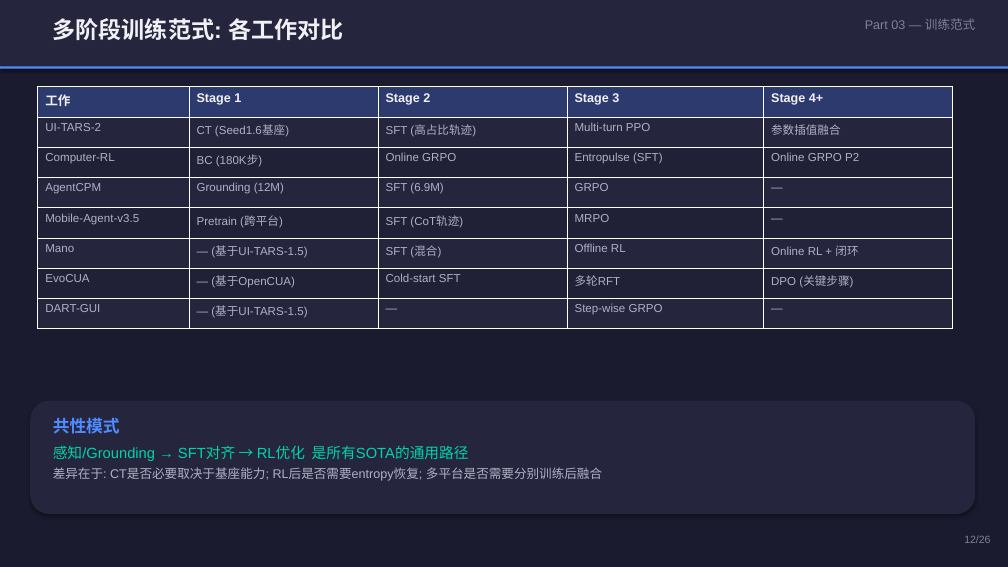
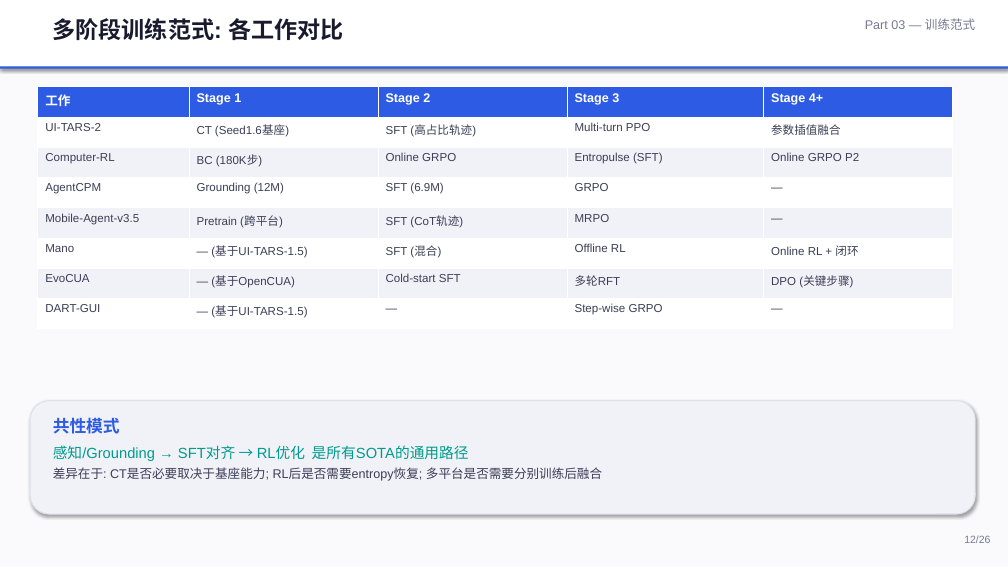
Before and after one commit to Pengxiang-Li/Cursor, a slide deck: slide 12 of CUA_Research_Report.pptx. Drawn at 1008x567 pixels with LibreOffice and Linux fonts; fonts in the diff are those of the drawing. Boxes give left, top, right and bottom in pixels: in the first picture for what was removed or moved away, otherwise in the second. Text is boxed around its words. In the diff, an @@ line names an element or a change of style, - is before the commit and + after.

```diff
--- a/CUA_Research_Report.pptx
+++ b/CUA_Research_Report.pptx
@@ background #1B1B2F to #FAFAFC @@
@@ rectangle at bbox=[0, 0, 1008, 68]: fill #25253D to #FFFFFF @@
@@ text "多阶段训练范式: 各工作对比" at bbox=[53, 18, 343, 40]: text colour #F0F0F5 to #1A1A2E @@
@@ text "Part 03 — 训练范式" at bbox=[865, 18, 975, 30]: text colour #80809A to #787896 @@
@@ rectangle at bbox=[0, 67, 1008, 69]: fill #4E8CFF to #2D5BE3 @@
@@ table at bbox=[38, 87, 953, 329] @@
@@ fill #2D3A6D to #2D5BE3 in row 1 @@
@@ fill #25253D to #FFFFFF in 20 cells @@
@@ fill #202036 to #F0F2F7 in 15 cells @@
@@ text colour #F0F0F5 to #FFFFFF in "工作", "Stage 1", "Stage 2", "Stage 3" and 1 more places @@
@@ text colour #B0B0C5 to #3D3D56 @@
@@ rounded rectangle at bbox=[30, 401, 975, 514]: fill #25253D to #F0F2F7; outline none to #DEE1EB 1 pt @@
@@ text "共性模式" at bbox=[53, 417, 602, 481]: text colour #4E8CFF to #2D5BE3 in "共性模式"; text colour #00D4AA to #009B8D in "感知/Grounding → SFT对齐 → RL优化 是所有SOTA的通用路径"; text colour #B0B0C5 to #3D3D56 in "差异在于: CT是否必要取决于基座能力; RL后是否需要entropy恢复; 多平台是否需要分别训练后融合" @@
@@ text "12/26" at bbox=[964, 535, 990, 543]: text colour #80809A to #787896 @@
```
Also in this commit, not shown: 25 other slides changed, 1 other file.
